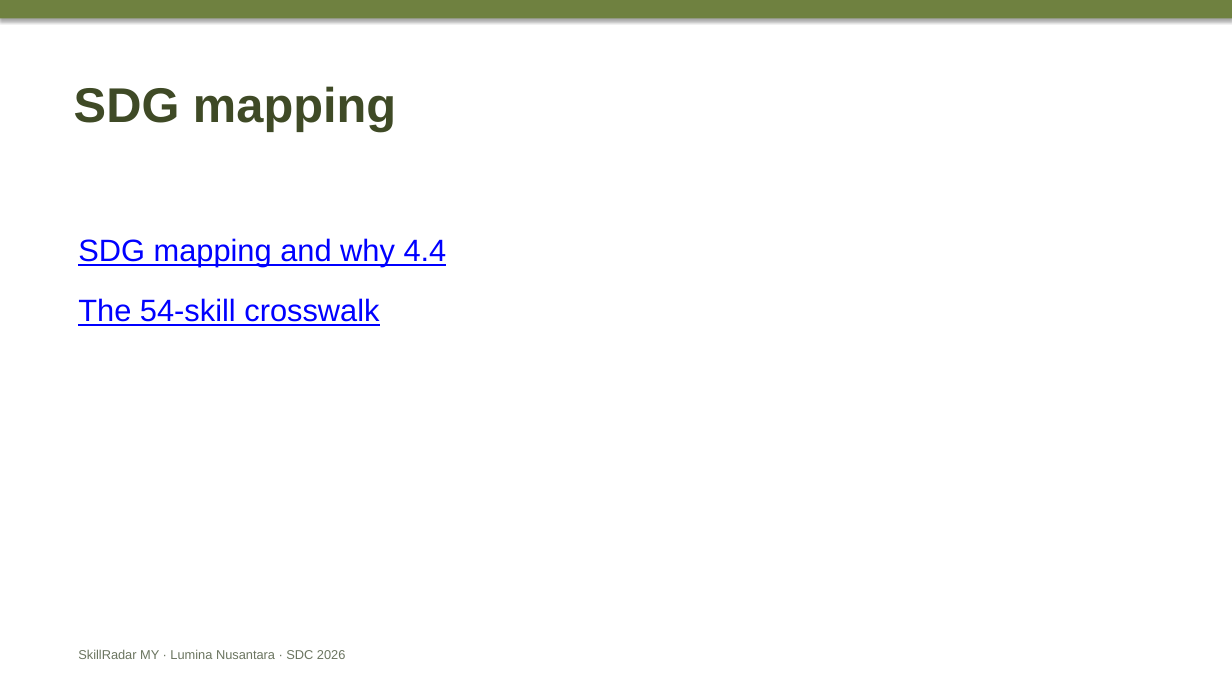
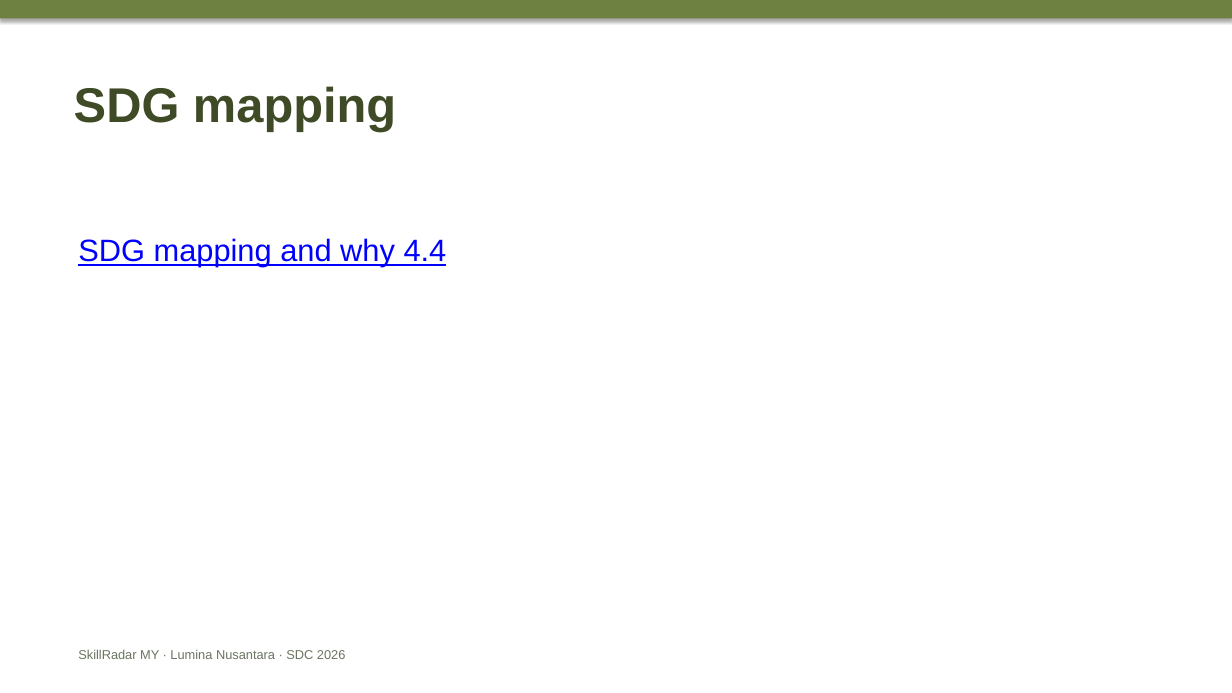
Before and after one commit to douyinlin/sdc2026-lumina-nusantara, a slide deck: slide 5 of team/CUE_DECK_4min10_to_6min.pptx. Drawn at 1232x693 pixels with LibreOffice and Linux fonts; fonts in the diff are those of the drawing. Boxes give left, top, right and bottom in pixels: in the first picture for what was removed or moved away, otherwise in the second. Text is boxed around its words. In the diff, an @@ line names an element or a change of style, - is before the commit and + after.

```diff
--- a/team/CUE_DECK_4min10_to_6min.pptx
+++ b/team/CUE_DECK_4min10_to_6min.pptx
@@ text at box(78, 298, 379, 326): paragraph removed @@
-The 54-skill crosswalk
```
Also in this commit, not shown: 4 other slides changed, 3 other files.
